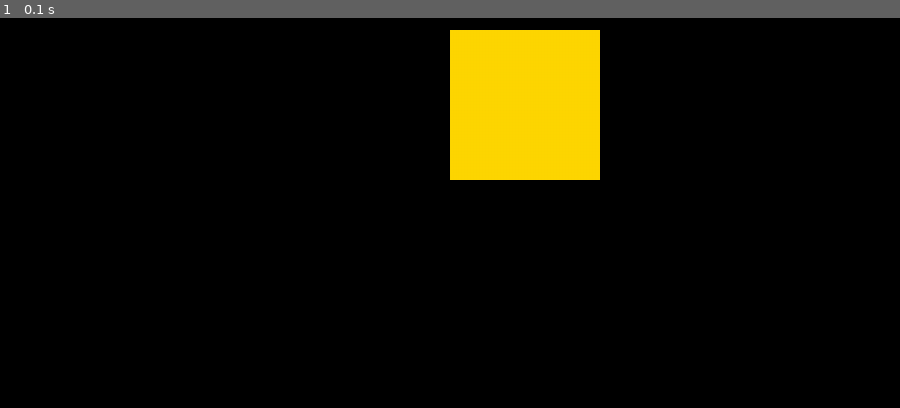
Above: before the commit, frame 1.
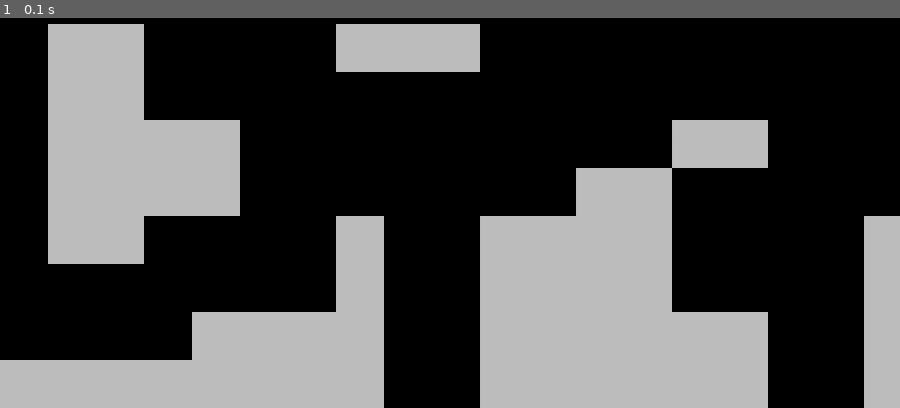
Above: after the commit, the same moment.

Repository: alexjustdoit225/python-mini-projects
Game: pygame game, started from projects/platform_game/main.py
Two runs of this game, one before a commit and one after it. Both use one fixed random seed, a clock stepped at 60 frames per second and the inputs below.
Inputs:
- Up to frame 1 (0.1 s): no input

The runs differ from the first frame. In frame 1, 44% of the frame differs, in the area x 0-100%, y 1-100%.

Commit message:
level setup

Diff:
--- /dev/null
+++ b/projects/platform_game/level.py
@@ -0,0 +1,26 @@
+import pygame
+from tiles import Tile
+from settings import tile_size
+
+class Level():
+    def __init__(self, level_map, surface):
+        # Level setup
+        self.display_surface = surface
+        self.level_setup(level_map)
+        self.world_shift = 0
+
+    def level_setup(self, map):
+        self.tiles = pygame.sprite.Group()
+        for row_index, row in enumerate(map):
+            for col_index, cell in enumerate(row):
+                print(f'({row_index}, {col_index}): {cell}')
+                if cell == 'X':
+                    x = col_index * tile_size
+                    y = row_index * tile_size
+                    tile = Tile((x, y), tile_size)
+                    self.tiles.add(tile)
+
+
+    def run(self):
+        self.tiles.update(self.world_shift)
+        self.tiles.draw(self.display_surface)
--- a/projects/platform_game/main.py
+++ b/projects/platform_game/main.py
@@ -1,15 +1,15 @@
 import pygame, sys
 from settings import *
 from tiles import Tile
+from level import Level
 
 # Initialize pygame, set screen, set window title, set clock to control frame rate
 pygame.init()
 screen = pygame.display.set_mode((WIDTH, HEIGHT))
 pygame.display.set_caption('Platform Game')
 clock = pygame.time.Clock()
+level = Level(level_map, screen)
 
-
-tile = pygame.sprite.Group(Tile((600, 200), 200))
 
 # GAME SCREEN START
 while True:
@@ -20,9 +20,8 @@
             sys.exit()
 
 
-    tile.draw(screen)
-
-
+    screen.fill('black')
+    level.run()
 
     # Update Screen
     pygame.display.update()
--- a/projects/platform_game/tiles.py
+++ b/projects/platform_game/tiles.py
@@ -4,5 +4,8 @@
     def __init__(self, pos, size):
         super().__init__()
         self.image = pygame.Surface((size, size))
-        self.image.fill('gold')
+        self.image.fill('grey')
         self.rect = self.image.get_rect(topleft= (pos))
+
+    def update(self, x_shift):
+        self.rect.x += x_shift
